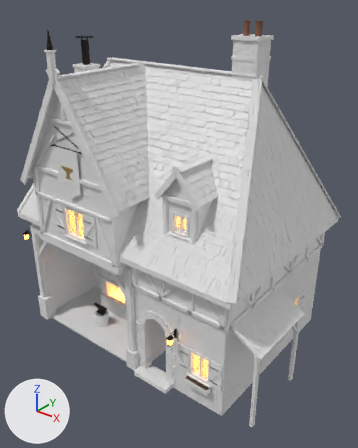
Before and after pictures for a commit that changed the FBX model GameClient/ArtSource/Silverbrook/Blacksmith/SilverbrookBlacksmith.fbx.
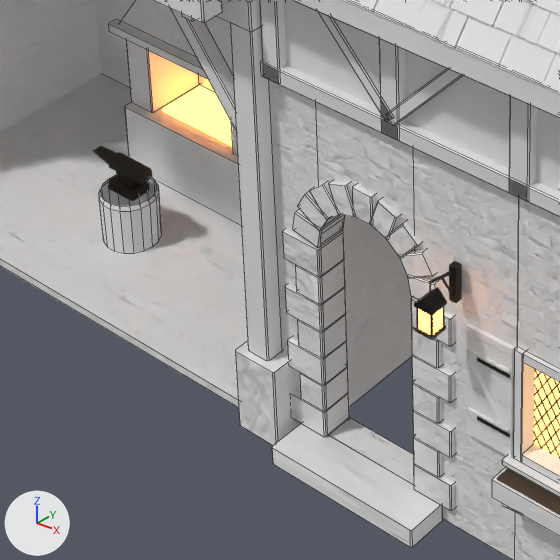
Each version is shown whole from a 50 mm camera at (12.14, -15.15, 14.53) aimed at (0.4, -0.47, 5.43), then close up on the part from 20% to 56% of the width and 60% to 89% of the height. The axes (+X, +Y, +Z) are drawn at lower left. The lights are the same throughout. The last two pictures show the newer version. The close-ups show mesh edges as thin lines.

Script lines for the objects in view, before the commit:
```python
ob_sm_sbblacksmith_details = bpy.data.objects.new('SM_SBBlacksmith_Details', me_sm_sbblacksmith_details)
ob_sm_sbblacksmith_details.location = (0.0, 0.0, 0.0)
ob_sm_sbblacksmith_roof = bpy.data.objects.new('SM_SBBlacksmith_Roof', me_sm_sbblacksmith_roof)
ob_sm_sbblacksmith_roof.location = (0.0, 0.0, 0.0)
ob_sm_sbblacksmith_timber = bpy.data.objects.new('SM_SBBlacksmith_Timber', me_sm_sbblacksmith_timber)
ob_sm_sbblacksmith_timber.location = (0.0, 0.0, 0.0)
# also in view: 'SM_SBBlacksmith_Masonry' at (-0.3, 0.02, 6.46); 'SM_SBBlacksmith_Plaster' at (-0.3, -0.01, 7.78)
```
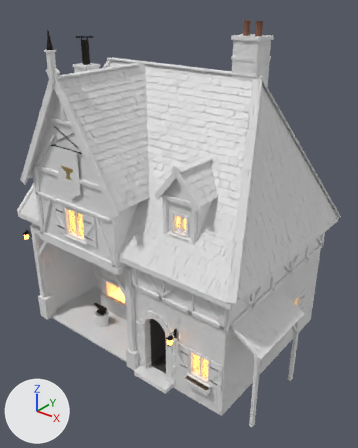
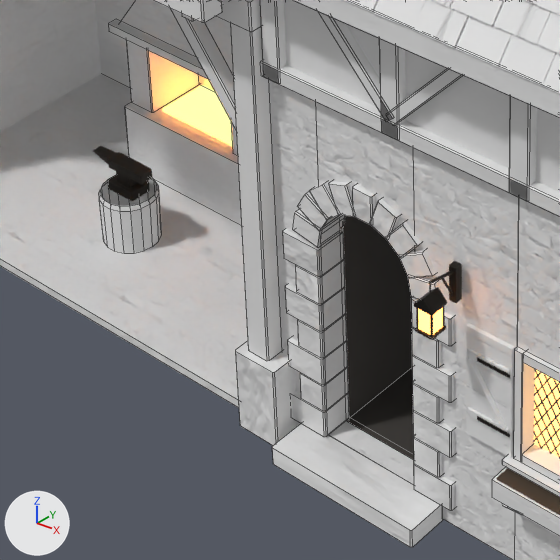
What changed in the scene script:
```text
Add mat_sb_entryroom:
    mat_sb_entryroom = principled_material('SB_EntryRoom')
    mat_sb_entryroom.base_color = (0.05, 0.045, 0.04)  # dark grey #3f3c38
    mat_sb_entryroom.roughness = 0.95
Add me_sm_sbblacksmith_entryrooms:
    me_sm_sbblacksmith_entryrooms.from_pydata([(1.16, -1.92, 0.2), (2.24, -1.92, 0.2), (2.24, -1.92, 2.95), (1.16, -1.92, 2.95), (1.16, -3.31, 0.2), (1.16, -3.31, 2.95), (2.24, -3.31, 2.95), (2.24, -3.31, 0.2)], [], [(0, 1, 2, 3), (4, 0, 3, 5), (6, 2, 1, 7), (4, 7, 1, 0), (3, 2, 6, 5)])
    me_sm_sbblacksmith_entryrooms.materials.append(mat_sb_entryroom)  # dark grey #3f3c38
Add ob_sm_sbblacksmith_entryrooms:
    ob_sm_sbblacksmith_entryrooms = bpy.data.objects.new('SM_SBBlacksmith_EntryRooms', me_sm_sbblacksmith_entryrooms)
    ob_sm_sbblacksmith_entryrooms.location = (0.0, 0.0, 0.0)
```

Pixel boxes (x1, y1, x2, y2) of what changed, in the close-ups (560 x 560 px):
'SM_SBBlacksmith_EntryRooms', added: after (340, 216, 414, 460)
